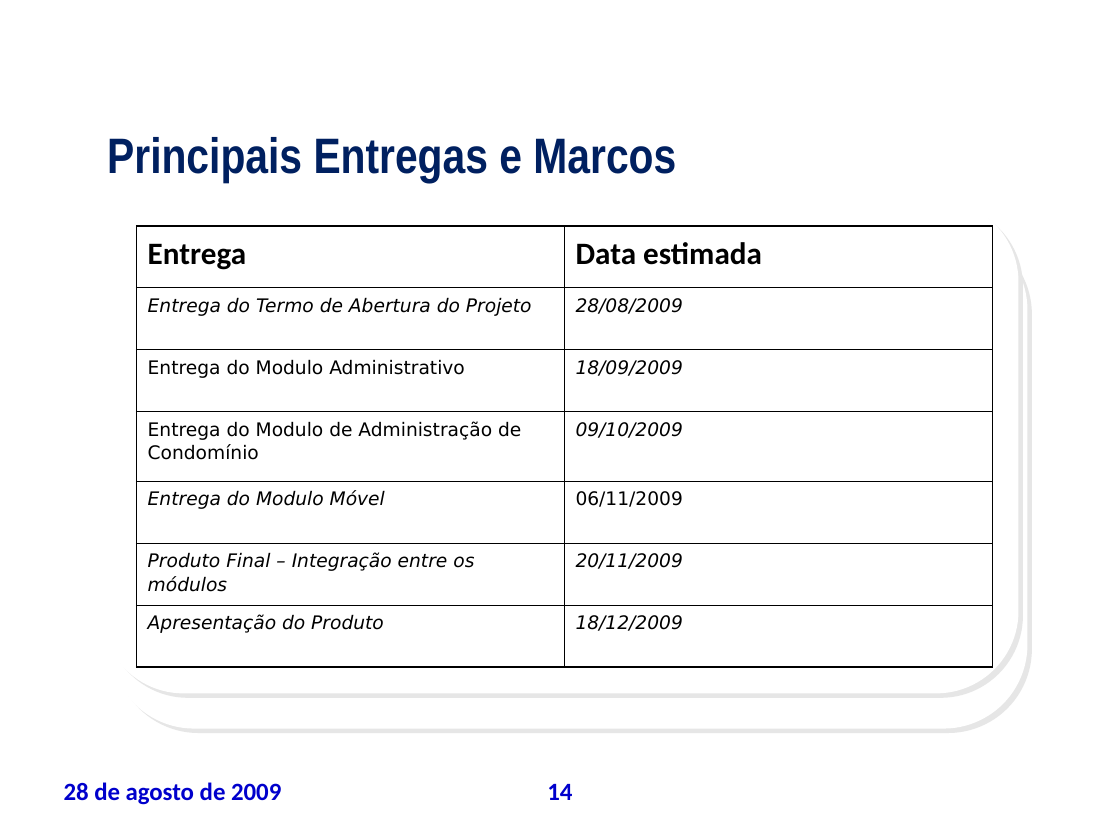
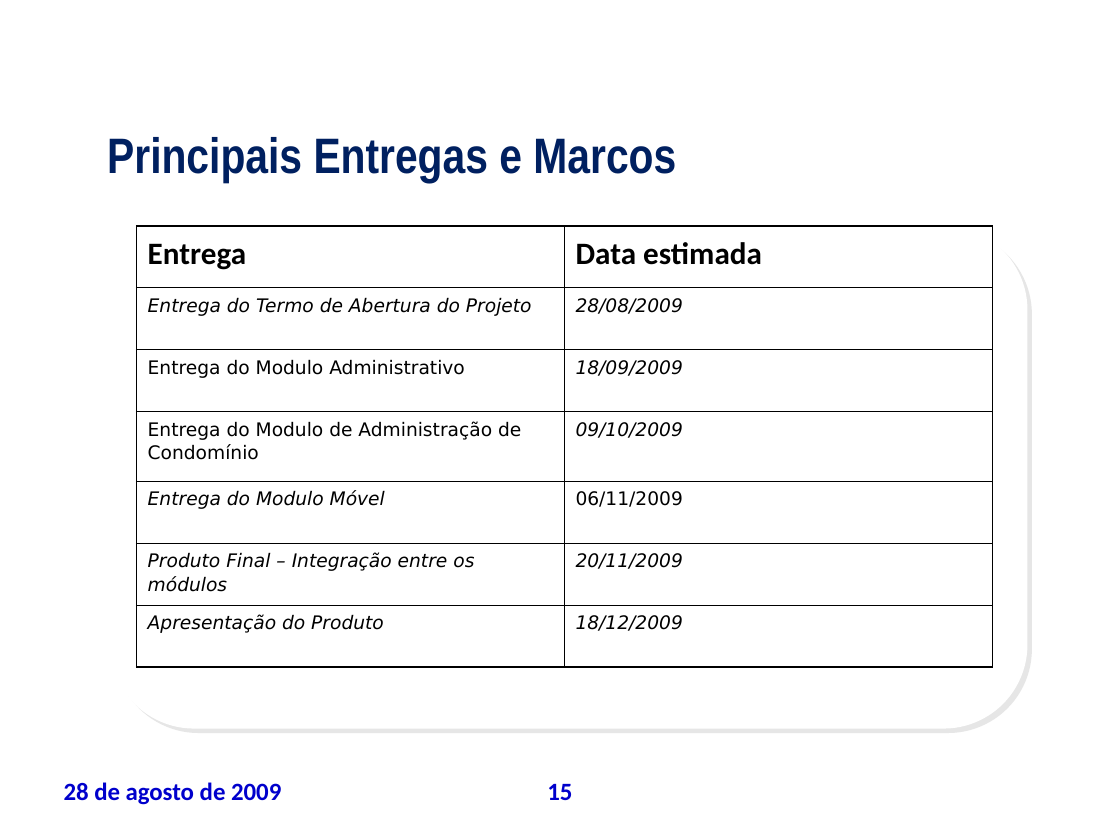
Before and after one commit to leoevaristo/psa20092, a slide deck: slide 15 of ARTEFATOS/TAP_apresentacao.ppt (slide 14 before the commit). Drawn at 1120x840 pixels with LibreOffice and Linux fonts; fonts in the diff are those of the drawing; background and template pictures are left out. Boxes give left, top, right and bottom in pixels: in the first picture for what was removed or moved away, otherwise in the second. Text is boxed around its words. In the diff, an @@ line names an element or a change of style, - is before the commit and + after.

```diff
--- a/ARTEFATOS/TAP_apresentacao.ppt
+++ b/ARTEFATOS/TAP_apresentacao.ppt
@@ rounded rectangle removed at [101, 199, 1018, 693] @@
@@ page number at [547, 784, 572, 800]: text changed @@
-14
+15
```
Also in this commit, not shown: 15 other slides changed, 1 slide added.
